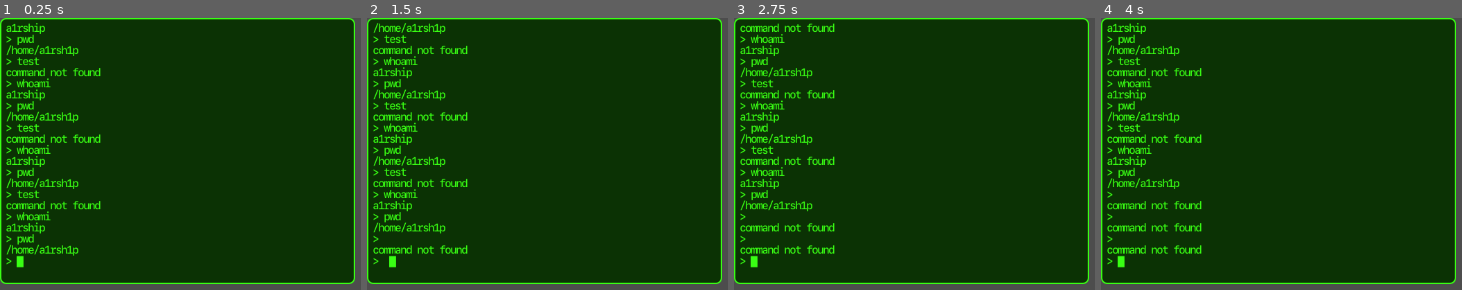
Above: before the commit, frames 1-4 (left to right).
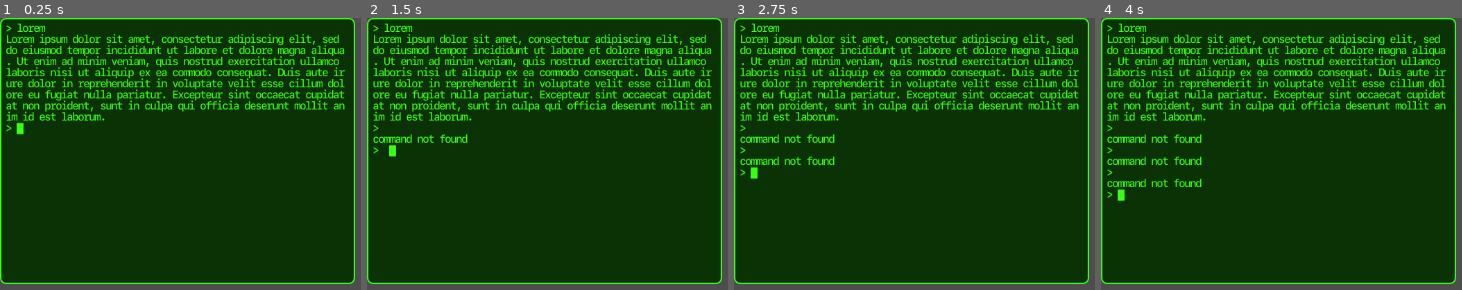
Above: after the commit, the same moments.

Repository: jwhenry28/GodotTerminal
Game: Godot game, scene res://terminal.tscn
The game is run twice, just before and just after one commit, with the same random seed, the same clock (stepped at 60 frames per second) and the same inputs.
Inputs (mouse positions are in pixels of both pictures, inside the frame that each line leads up to):
- Up to frame 1 (0.25 s): no input
- Up to frame 2 (1.5 s): tap Enter at 0.5 s; move the mouse to (543, 151) at 0.52 s; click (543, 151) at 0.67 s; tap Space at 1.25 s; move the mouse to (605, 265) at 1.27 s; click (605, 265) at 1.42 s
- Up to frame 3 (2.75 s): tap Enter at 2 s; move the mouse to (outside the picture) at 2.02 s; click (outside the picture) at 2.17 s
- Up to frame 4 (4 s): tap Space at 2.75 s; move the mouse to (outside the picture) at 2.77 s; click (outside the picture) at 2.92 s; tap Enter at 3.5 s; move the mouse to (outside the picture) at 3.52 s; click (outside the picture) at 3.67 s

The runs differ from the first frame. In frame 1, 14% of the frame differs, in the area x 1-96%, y 1-92%; in frame 2, 14%; in frame 3, 14%; in frame 4, 14%.

Commit message:
multi-line scrolling bug

Diff:
--- a/terminal.gd
+++ b/terminal.gd
@@ -1,73 +1,79 @@
 class_name Terminal extends Panel
 
-const CHAR_WIDTH: int = 8
-const CHAR_HEIGHT: int = 16
-const CURSOR: String = "█"
-
-var font: Font
-var _font_size: int
-var _color: Color
+@export var _font: Font
+@export var _font_size: int
+@export var _font_color: Color
 @export var _text_border_size_x: int
 @export var _text_border_size_y: int
 
+var _CHAR_WIDTH: float
+var _CHAR_HEIGHT: float
+const _CURSOR: String = "█"
+
 var _buffer: Array
-var caps_lock_enabled: bool
-
-var cursor_right_limit: int
-var cursor_idx: int
+var _caps_lock_enabled: bool
+
+var _cursor_right_limit: int
+var _cursor_idx: int
 var _start_line_idx: int
 
 var _cmd_string
-var _cmd_strings: Array
+var _terminal_history: Array
 var _last_cmd_idx: int
 
 
 func get_num_window_rows() -> int:
-	return floor((size.y - (_text_border_size_y * 2)) / CHAR_HEIGHT) - 1
+	return floor(get_window_y() / _CHAR_HEIGHT) - 1
+
+
+func get_window_x() -> int:
+	return size.x - (_text_border_size_x * 2) - _CHAR_WIDTH
+
+
+func get_window_y() -> int:
+	return size.y - (_text_border_size_y * 2) - _CHAR_HEIGHT
 
 
 func get_num_rows_in_buffer() -> int:
 	var num_rows_in_buffer = 0
 	var buffer_string = "".join(PackedStringArray(_buffer.slice(0, _buffer.size()-1)))
 	for item in buffer_string.split("\n"):
-		var tmp_rows = ceil((item.length() * CHAR_WIDTH) / size.x)
-		print("get_num_rows_in_buffer: tmp_rows=", tmp_rows)
+		var tmp_rows = ceil((item.length() * _CHAR_WIDTH) / get_window_x())
+		if item.begins_with("Lorem"):
+			print("get_num_rows_in_buffer: num_chars=", item.length())
+			print("get_num_rows_in_buffer: CHAR_WIDTH=", _CHAR_WIDTH)
+			print("get_num_rows_in_buffer: size.x=", get_window_x())
+			print("get_num_rows_in_buffer: raw_calc=", (item.length() * _CHAR_WIDTH) / get_window_x())
+			print("get_num_rows_in_buffer: tmp_rows=", tmp_rows)
 		num_rows_in_buffer += tmp_rows
 	print("get_num_rows_in_buffer: ret=", num_rows_in_buffer)
 	return num_rows_in_buffer
 
 
-func _init(theme_name: String = "") -> void:
-	if theme_name != "":
-		theme = load(theme_name)
-	font = preload("res://fonts/SFMonoMedium.otf")# TODO - move this into constructor
+func _init() -> void:
 	_buffer = [ null ]
-	caps_lock_enabled = false
-	cursor_idx = 0
-	cursor_right_limit = 0
-	_cmd_strings = [ "" ]
+	_cmd_string = null
+	_terminal_history = [ "" ]
+
+	print("init: font_size=", _font_size)
+
+	_CHAR_HEIGHT = 16.0 # TODO: MOVE THIS
+	_CHAR_WIDTH = 8.0 # TODO: MOVE THIS
+	_caps_lock_enabled = false
+
+	_cursor_idx = 0
+	_cursor_right_limit = 0
 	_last_cmd_idx = 0
-	_cmd_string = null
 	_start_line_idx = 0
 
-	_font_size = 16 # TODO - move this into constructor
-	_color = Color8(57, 255, 20, 255) # TODO - move this into constructor
 
 # Called when the node enters the scene tree for the first time.
 func _ready() -> void:
 	grab_focus()
 	print(size)
 
-	#for i in range(64):
-		#write(str(i) + "\n")
-	write("WELCOME TO TELCO1\nTYPE 'HELP' TO BEGIN:\n")
-	write("> ")
-
-	for i in range(32):
-		var cmds = ["whoami", "pwd", "test"]
-		var cmd = cmds[i % cmds.size()]
-		write(cmd + "\n")
-		run_command(cmd)
+	write("> lorem\n")
+	run_command("lorem")
 
 
 # Called every frame. 'delta' is the elapsed time since the previous frame.
@@ -76,22 +82,20 @@
 
 
 func _draw():
-	var x_limit = size.x - CHAR_WIDTH
-	var y_limit = size.y - CHAR_HEIGHT
+	var x_limit = get_window_x() + _text_border_size_x
+	var y_limit = get_window_y() + _text_border_size_y
 
 	var x_start = _text_border_size_x
-	var y_start = CHAR_HEIGHT + _text_border_size_y
+	var y_start = _CHAR_HEIGHT + _text_border_size_y
 	var char_pos = Vector2(x_start, y_start)
 
 	var idx = 0
-
-	print("write: (draw) _num_rows_in_buffer=", get_num_rows_in_buffer())
 
 	var line_idx = 0
 	var start_line_index = _start_line_idx
 	var end_line_index = _start_line_idx + min(get_num_window_rows(), get_num_rows_in_buffer())
 
-	print("draw: cursor_idx=", cursor_idx)
+	print("draw: _cursor_idx=", _cursor_idx)
 	print("draw: start_line_index=", start_line_index)
 	print("draw: end_line_index=", end_line_index)
 	print("draw: num_window_rows=", get_num_window_rows())
@@ -106,18 +110,18 @@
 				draw_key = " "
 
 			if idx_in_range:
-				draw_char(font, char_pos, draw_key, _font_size, _color)
-				char_pos.x += CHAR_WIDTH
+				draw_char(_font, char_pos, draw_key, _font_size, _font_color)
+				char_pos.x += _CHAR_WIDTH
 
 			if key == "\n" or char_pos.x >= x_limit:
 				if idx_in_range:
 					char_pos.x = _text_border_size_x
-					char_pos.y += CHAR_HEIGHT
+					char_pos.y += _CHAR_HEIGHT
 				line_idx += 1
 
-		if idx_in_range and idx == cursor_idx:
+		if idx_in_range and idx == _cursor_idx:
 			print("draw: drawing cursor on [", key, "]")
-			draw_char(font, char_pos, CURSOR, _font_size, _color)
+			draw_char(_font, char_pos, _CURSOR, _font_size, _font_color)
 
 		idx += 1
 
@@ -132,17 +136,19 @@
 					_start_line_idx = min(_start_line_idx + 1, get_num_rows_in_buffer() - get_num_window_rows())
 				else:
 					_start_line_idx = 0
+				print("event: _start_line_idx=", _start_line_idx)
 			if event.button_index == MOUSE_BUTTON_WHEEL_UP:
 				print("event: wheel down")
 				print(event)
 				_start_line_idx = max(0, _start_line_idx - 1)
+				print("event: _start_line_idx=", _start_line_idx)
 			queue_redraw()
 
 	if event is InputEventKey and event.pressed and !event.is_echo():
 		var c = event_to_char(event)
 		if c != "":
 			add_to_buffer(c, c=="\n")
-			cursor_idx = _buffer.size() - 1
+			_cursor_idx = _buffer.size() - 1
 		queue_redraw()
 
 		if _cmd_string != null:
@@ -153,33 +159,33 @@
 
 
 func clear_current_line() -> void:
-	while cursor_idx > cursor_right_limit:
-		_buffer.remove_at(cursor_right_limit)
-		cursor_idx -= 1
+	while _cursor_idx > _cursor_right_limit:
+		_buffer.remove_at(_cursor_right_limit)
+		_cursor_idx -= 1
 
 
 
 func add_to_buffer(text: String, append_to_buffer: bool = false) -> void:
 	assert(text.length() == 1, "add_to_buffer: should only add char (input text len=" + str(text.length()) + ")")
 
-	#print("add: cursor_idx=", cursor_idx, " _buffer.size=", _buffer.size())
+	#print("add: _cursor_idx=", _cursor_idx, " _buffer.size=", _buffer.size())
 	if append_to_buffer:
-		print("add: cursor_idx=", cursor_idx, " _buffer.size=", _buffer.size())
+		print("add: _cursor_idx=", _cursor_idx, " _buffer.size=", _buffer.size())
 		print("add: replacing character: ", _buffer[_buffer.size() - 1], " with ", text)
 		_buffer.insert(_buffer.size() - 1, text)
 	else:
-		_buffer.insert(cursor_idx, text)
+		_buffer.insert(_cursor_idx, text)
 
 	if _buffer[-1] != null:
 		_buffer.append(null)
-	cursor_idx += 1
+	_cursor_idx += 1
 
 
 func write(text: String) -> void:
-	var char_row_count = int(size.x / CHAR_WIDTH)
+	var char_row_count = int(size.x / _CHAR_WIDTH)
 	for c in text:
 		add_to_buffer(c)
-	cursor_right_limit = cursor_idx
+	_cursor_right_limit = _cursor_idx
 	print("write: max=", get_num_rows_in_buffer() - get_num_window_rows())
 	_start_line_idx = max(0, get_num_rows_in_buffer() - get_num_window_rows())
 	print("write: _start_line_idx=", _start_line_idx)
@@ -201,7 +207,7 @@
 
 
 func get_cmd_string() -> String:
-	return "".join(PackedStringArray(_buffer.slice(cursor_right_limit, _buffer.size()-1)))
+	return "".join(PackedStringArray(_buffer.slice(_cursor_right_limit, _buffer.size()-1)))
 
 
 func event_to_char(event: InputEventKey) -> String:
@@ -212,157 +218,157 @@
 	print("event: ", keycode_string)
 
 	match keycode_string:
-		"A" when caps_lock_enabled:
+		"A" when _caps_lock_enabled:
 			c = "A"
 		"A":
 			c = "a"
 		"Shift+A":
 			c = "A"
-		"B" when caps_lock_enabled:
+		"B" when _caps_lock_enabled:
 			c = "B"
 		"B":
 			c = "b"
 		"Shift+B":
 			c = "B"
-		"C" when caps_lock_enabled:
+		"C" when _caps_lock_enabled:
 			c = "C"
 		"C":
 			c = "c"
 		"Shift+C":
 			c = "C"
-		"D" when caps_lock_enabled:
+		"D" when _caps_lock_enabled:
 			c = "D"
 		"D":
 			c = "d"
 		"Shift+D":
 			c = "D"
-		"E" when caps_lock_enabled:
+		"E" when _caps_lock_enabled:
 			c = "E"
 		"E":
 			c = "e"
 		"Shift+E":
 			c = "E"
-		"F" when caps_lock_enabled:
+		"F" when _caps_lock_enabled:
 			c = "F"
 		"F":
 			c = "f"
 		"Shift+F":
 			c = "F"
-		"G" when caps_lock_enabled:
+		"G" when _caps_lock_enabled:
 			c = "G"
 		"G":
 			c = "g"
 		"Shift+G":
 			c = "G"
-		"H" when caps_lock_enabled:
+		"H" when _caps_lock_enabled:
 			c = "H"
 		"H":
 			c = "h"
 		"Shift+H":
 			c = "H"
-		"I" when caps_lock_enabled:
+		"I" when _caps_lock_enabled:
 			c = "I"
 		"I":
 			c = "i"
 		"Shift+I":
 			c = "I"
-		"J" when caps_lock_enabled:
+		"J" when _caps_lock_enabled:
 			c = "J"
 		"J":
 			c = "j"
 		"Shift+J":
 			c = "J"
-		"K" when caps_lock_enabled:
+		"K" when _caps_lock_enabled:
 			c = "K"
 		"K":
 			c = "k"
 		"Shift+K":
 			c = "K"
-		"L" when caps_lock_enabled:
+		"L" when _caps_lock_enabled:
 			c = "L"
 		"L":
 			c = "l"
 		"Shift+L":
 			c = "L"
-		"M" when caps_lock_enabled:
+		"M" when _caps_lock_enabled:
 			c = "M"
 		"M":
 			c = "m"
 		"Shift+M":
 			c = "M"
-		"N" when caps_lock_enabled:
+		"N" when _caps_lock_enabled:
 			c = "N"
 		"N":
 			c = "n"
 		"Shift+N":
 			c = "N"
-		"O" when caps_lock_enabled:
+		"O" when _caps_lock_enabled:
 			c = "O"
 		"O":
 			c = "o"
 		"Shift+O":
 			c = "O"
-		"P" when caps_lock_enabled:
+		"P" when _caps_lock_enabled:
 			c = "P"
 		"P":
 			c = "p"
 		"Shift+P":
 			c = "P"
-		"Q" when caps_lock_enabled:
+		"Q" when _caps_lock_enabled:
 			c = "Q"
 		"Q":
 			c = "q"
 		"Shift+Q":
 			c = "Q"
-		"R" when caps_lock_enabled:
+		"R" when _caps_lock_enabled:
 			c = "R"
 		"R":
 			c = "r"
 		"Shift+R":
 			c = "R"
-		"S" when caps_lock_enabled:
+		"S" when _caps_lock_enabled:
 			c = "S"
 		"S":
 			c = "s"
 		"Shift+S":
 			c = "S"
-		"T" when caps_lock_enabled:
+		"T" when _caps_lock_enabled:
 			c = "T"
 		"T":
 			c = "t"
 		"Shift+T":
 			c = "T"
-		"U" when caps_lock_enabled:
+		"U" when _caps_lock_enabled:
 			c = "U"
 		"U":
 			c = "u"
 		"Shift+U":
 			c = "U"
-		"V" when caps_lock_enabled:
+		"V" when _caps_lock_enabled:
 			c = "V"
 		"V":
 			c = "v"
 		"Shift+V":
 			c = "V"
-		"W" when caps_lock_enabled:
+		"W" when _caps_lock_enabled:
 			c = "W"
 		"W":
 			c = "w"
 		"Shift+W":
 			c = "W"
-		"X" when caps_lock_enabled:
+		"X" when _caps_lock_enabled:
 			c = "X"
 		"X":
 			c = "x"
 		"Shift+X":
 			c = "X"
-		"Y" when caps_lock_enabled:
+		"Y" when _caps_lock_enabled:
 			c = "Y"
 		"Y":
 			c = "y"
 		"Shift+Y":
 			c = "Y"
-		"Z" when caps_lock_enabled:
+		"Z" when _caps_lock_enabled:
 			c = "Z"
 		"Z":
 			c = "z"
@@ -455,46 +461,46 @@
 		"Space":
 			c = " "
 		"CapsLock":
-			caps_lock_enabled = !caps_lock_enabled
+			_caps_lock_enabled = !_caps_lock_enabled
 		"Enter":
 			_cmd_string = get_cmd_string()
-			if _cmd_string != _cmd_strings[_cmd_strings.size() - 2]:
-				_cmd_strings[-1] = _cmd_string
-				_cmd_strings.append("")
-			_last_cmd_idx = _cmd_strings.size() - 1
+			if _cmd_string != _terminal_history[_terminal_history.size() - 2]:
+				_terminal_history[-1] = _cmd_string
+				_terminal_history.append("")
+			_last_cmd_idx = _terminal_history.size() - 1
 			print("event: cmd_string=", _cmd_string)
 			c = "\n"
 		"Left":
-			print("event: cursor_right_limit=", cursor_right_limit, " cursor_idx=", cursor_idx)
-			cursor_idx = max(cursor_right_limit, cursor_idx - 1)
-			while cursor_idx > cursor_right_limit and _buffer[cursor_idx] == "\n":
-				cursor_idx = cursor_idx - 1
+			print("event: _cursor_right_limit=", _cursor_right_limit, " _cursor_idx=", _cursor_idx)
+			_cursor_idx = max(_cursor_right_limit, _cursor_idx - 1)
+			while _cursor_idx > _cursor_right_limit and _buffer[_cursor_idx] == "\n":
+				_cursor_idx = _cursor_idx - 1
 		"Right":
-			cursor_idx = min(cursor_idx + 1, _buffer.size() - 1)
-			while cursor_idx < _buffer.size() and _buffer[cursor_idx] == "\n":
-				cursor_idx = cursor_idx + 1
+			_cursor_idx = min(_cursor_idx + 1, _buffer.size() - 1)
+			while _cursor_idx < _buffer.size() and _buffer[_cursor_idx] == "\n":
+				_cursor_idx = _cursor_idx + 1
 		"Up":
 			print("event: _last_cmd_idx=", _last_cmd_idx)
-			if _cmd_strings.size() > 0 and _last_cmd_idx > -1:
+			if _terminal_history.size() > 0 and _last_cmd_idx > -1:
 				clear_current_line()
 				_last_cmd_idx = max(0, _last_cmd_idx - 1)
-				var last_cmd = _cmd_strings[_last_cmd_idx]
+				var last_cmd = _terminal_history[_last_cmd_idx]
 				print("event: last_cmd=", last_cmd)
 				for _c in last_cmd:
 					add_to_buffer(_c)
 		"Down":
 			print("event: _last_cmd_idx=", _last_cmd_idx)
-			if _cmd_strings.size() > 0 and _last_cmd_idx < _cmd_strings.size()-1:
+			if _terminal_history.size() > 0 and _last_cmd_idx < _terminal_history.size()-1:
 				clear_current_line()
-				_last_cmd_idx = min(_last_cmd_idx + 1, _cmd_strings.size() - 1)
-				var last_cmd = _cmd_strings[_last_cmd_idx]
+				_last_cmd_idx = min(_last_cmd_idx + 1, _terminal_history.size() - 1)
+				var last_cmd = _terminal_history[_last_cmd_idx]
 				print("event: last_cmd=", last_cmd)
 				for _c in last_cmd:
 					add_to_buffer(_c)
 		"Backspace":
-			if cursor_idx > cursor_right_limit:
-				_buffer.remove_at(cursor_idx - 1)
-				cursor_idx -= 1
+			if _cursor_idx > _cursor_right_limit:
+				_buffer.remove_at(_cursor_idx - 1)
+				_cursor_idx -= 1
 		_:
 			c = ""
 
--- a/terminal.tscn
+++ b/terminal.tscn
@@ -1,7 +1,8 @@
-[gd_scene load_steps=3 format=3 uid="uid://3vpj3wcvyggi"]
+[gd_scene load_steps=4 format=3 uid="uid://3vpj3wcvyggi"]
 
 [ext_resource type="Script" path="res://terminal.gd" id="1_dhhal"]
 [ext_resource type="Theme" uid="uid://db7wj1rqac2lo" path="res://terminal.tres" id="1_ndfty"]
+[ext_resource type="FontFile" uid="uid://b40dxgqa1gy7r" path="res://fonts/SFMonoMedium.otf" id="3_n4a5u"]
 
 [node name="Terminal" type="Panel"]
 offset_right = 512.0
@@ -9,5 +10,8 @@
 focus_mode = 1
 theme = ExtResource("1_ndfty")
 script = ExtResource("1_dhhal")
+_font = ExtResource("3_n4a5u")
+_font_size = 16
+_font_color = Color(0.223529, 1, 0.0784314, 1)
 _text_border_size_x = 8
 _text_border_size_y = 4
